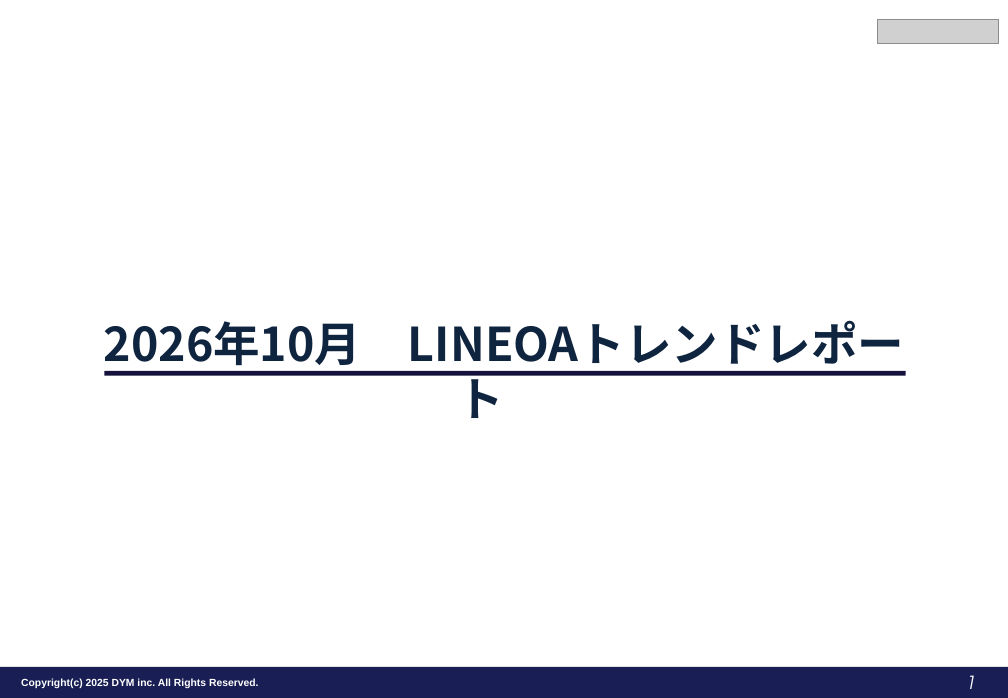
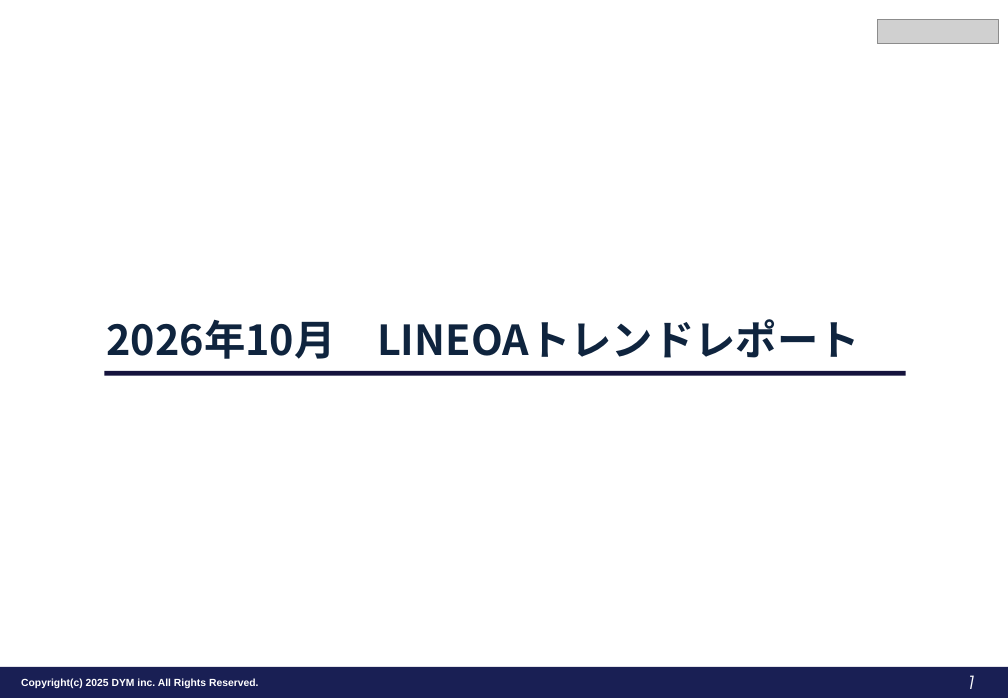
Before and after one commit to tonomura-r-dev/folder, a slide deck: slide 1 of LINEOA媒体最新情報_2026年10月トレンドレポート.pptx. Drawn at 1008x698 pixels with LibreOffice and Linux fonts; fonts in the diff are those of the drawing; grey boxes stand for pictures; background and template pictures are left out. Boxes give left, top, right and bottom in pixels: in the first picture for what was removed or moved away, otherwise in the second. Text is boxed around its words. In the diff, an @@ line names an element or a change of style, - is before the commit and + after.

```diff
--- a/LINEOA媒体最新情報_2026年10月トレンドレポート.pptx
+++ b/LINEOA媒体最新情報_2026年10月トレンドレポート.pptx
@@ text "2026年10月 LINEOAトレンドレポート" at (106,319,860,359): size 36 to 32 pt @@
```
Also in this commit, not shown: 1 other file.
